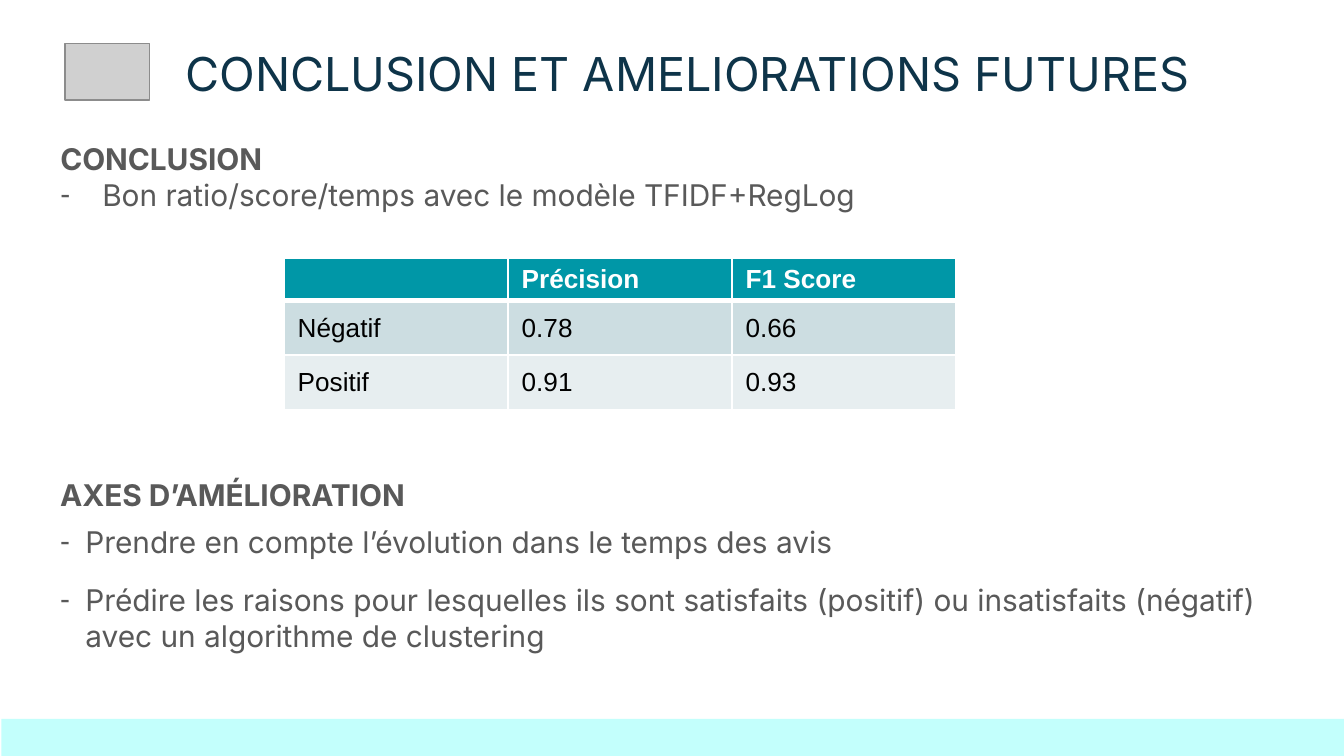
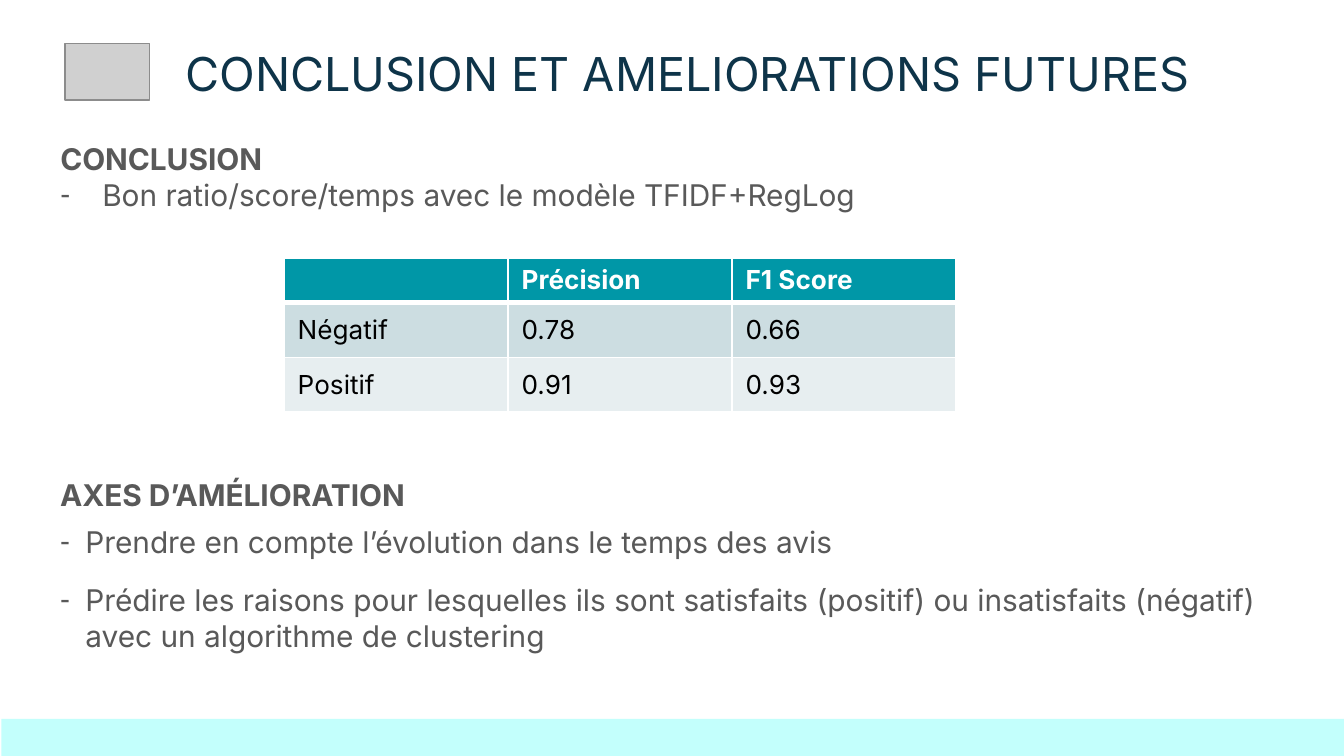
Before and after one commit to MelomanCat/Final-Project-Fullstack, a slide deck: slide 12 of PPT FINAL PROJECT DEMODAY DSFSOD10.pptx (slide 11 before the commit). Drawn at 1344x756 pixels with LibreOffice and Linux fonts; fonts in the diff are those of the drawing; grey boxes stand for pictures. Boxes give left, top, right and bottom in pixels: in the first picture for what was removed or moved away, otherwise in the second. Text is boxed around its words. In the diff, an @@ line names an element or a change of style, - is before the commit and + after.

```diff
--- a/PPT FINAL PROJECT DEMODAY DSFSOD10.pptx
+++ b/PPT FINAL PROJECT DEMODAY DSFSOD10.pptx
@@ table at [284, 258, 957, 411] @@
@@ font Arial to Inter @@
```
Also in this commit, not shown: 6 other slides changed, 1 slide added.
